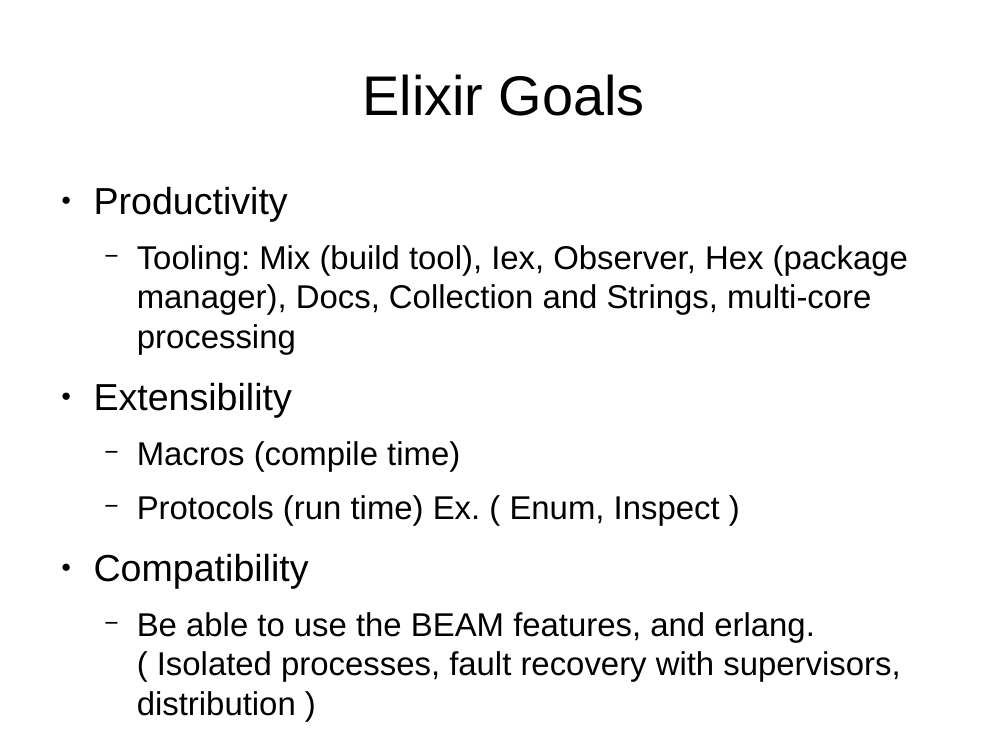
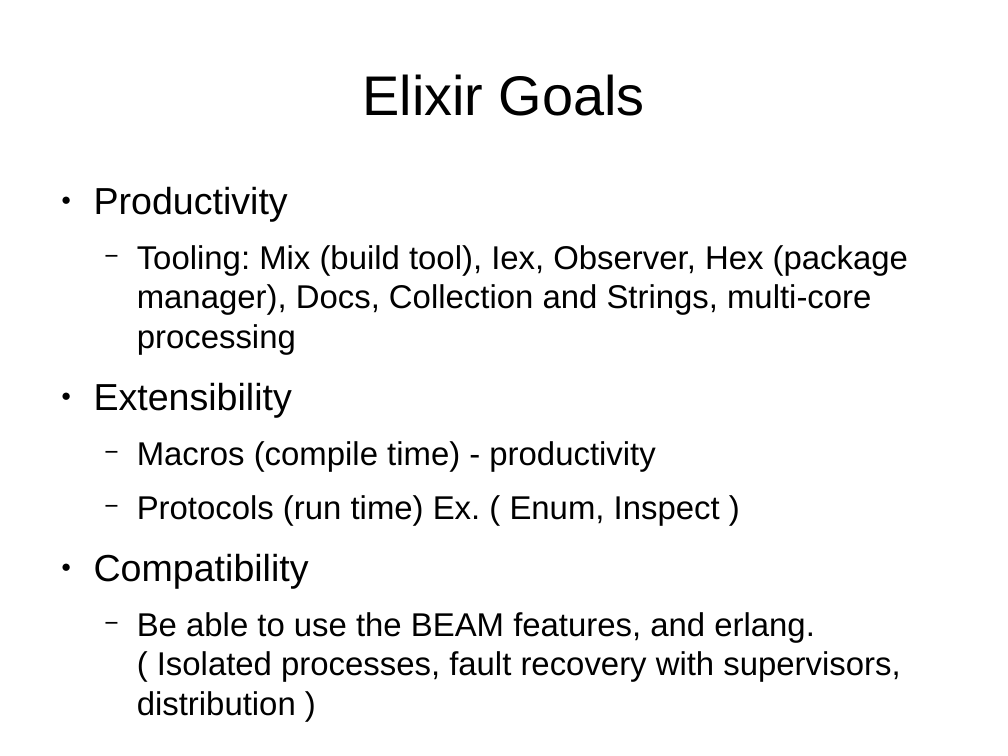
Before and after one commit to ramortegui/talks, a slide deck: slide 5 of Intro-Elixir-FPYYC.odp (slide 6 before the commit). Drawn at 1008x756 pixels with LibreOffice and Linux fonts; fonts in the diff are those of the drawing. Boxes give left, top, right and bottom in pixels: in the first picture for what was removed or moved away, otherwise in the second. Text is boxed around its words. In the diff, an @@ line names an element or a change of style, - is before the commit and + after.

Commit message:
Add text new goals of elixir.

```diff
--- a/Intro-Elixir-FPYYC.odp
+++ b/Intro-Elixir-FPYYC.odp
@@ text at bbox=[137, 441, 655, 472]: text changed @@
-  − Macros (compile time)
+  − Macros (compile time) - productivity
```
Also in this commit, not shown: 1 other slide changed, 1 slide removed.
